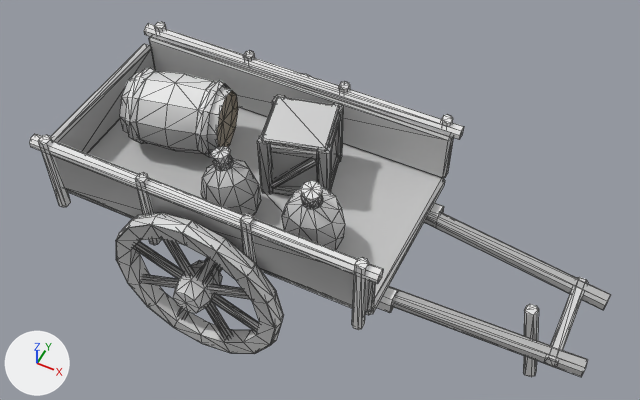
A saved change to the glTF model assets/models/town/cart.glb.
Both versions are drawn from a 50 mm camera at (2.02, -3.12, 4.77) aimed at (0.42, 0.08, 0.77). The lights are fixed; the arrows at lower left show +X, +Y and +Z. The first picture is the older version. Mesh edges are drawn as thin lines. Vertices at exactly the same position are counted once.

Before the edit, the objects in view are built like this:
```python
me_axle = bpy.data.meshes.new('axle')
me_axle.from_pydata(...)  # 1547 vertices, 2750 faces; spans x -1.1..2.18, y -0.81..0.81, z -0.01..1.33
# faces by material slot: [1844, 44, 220, 336, 30, 276]
me_axle.materials.append(mat_layer_timber)
me_axle.materials.append(mat_layer_timber_grey)
me_axle.materials.append(mat_layer_weatherboard)
me_axle.materials.append(mat_layer_trim)
me_axle.materials.append(mat_layer_weatherboard_001)
me_axle.materials.append(mat_layer_linen)
ob_axle = bpy.data.objects.new('axle', me_axle)
ob_axle.location = (0.0, 0.0, 0.0)
```
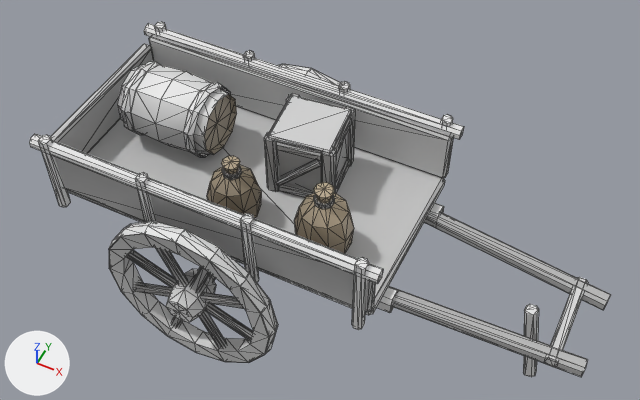
What differs and where, as boxes (x1, y1, x2, y2) in the pictures (640 x 400 px; the box of a moved part takes in the faces that stretch with it):
part 1 of me_axle, moved or reshaped
    before: (205, 258, 222, 272)
    after: (198, 267, 216, 280)
part 2 of me_axle, moved or reshaped
    before: (173, 260, 222, 313)
    after: (166, 269, 216, 322)
part 3 of me_axle, moved or reshaped
    before: (116, 225, 275, 353)
    after: (109, 234, 270, 362)
part 4 of me_axle, moved or reshaped
    before: (209, 284, 250, 299)
    after: (202, 293, 244, 309)
part 5 of me_axle, moved or reshaped
    before: (197, 258, 217, 283)
    after: (191, 267, 210, 292)
part 6 of me_axle, moved or reshaped
    before: (163, 240, 194, 276)
    after: (156, 248, 188, 285)
part 7 of me_axle, moved or reshaped
    before: (133, 241, 183, 279)
    after: (126, 250, 177, 288)
part 8 of me_axle, moved or reshaped
    before: (141, 274, 179, 288)
    after: (134, 283, 172, 297)
part 9 of me_axle, moved or reshaped
    before: (177, 307, 189, 319)
    after: (171, 316, 182, 328)
part 10 of me_axle, moved or reshaped
    before: (205, 302, 232, 339)
    after: (199, 310, 226, 347)
part 11 of me_axle, moved or reshaped
    before: (211, 294, 259, 332)
    after: (205, 303, 253, 341)
part 12 of me_axle, moved or reshaped
    before: (120, 71, 238, 154)
    after: (117, 64, 237, 155)
part 13 of me_axle, moved or reshaped
    before: (257, 134, 273, 194)
    after: (264, 131, 279, 192)
part 14 of me_axle, moved or reshaped
    before: (272, 95, 285, 104)
    after: (286, 93, 300, 102)
part 15 of me_axle, moved or reshaped
    before: (116, 68, 345, 354)
    after: (109, 61, 356, 363)
part 16 of me_axle, edited (looks the same)
    both: (130, 50, 350, 303)
part 17 of me_axle, recoloured
    before: (202, 146, 345, 250)
    after: (207, 156, 353, 253)

What changed in the scene script:
```text
Add mat_layer_linen_001:
    mat_layer_linen_001 = bpy.data.materials.new('layer_linen.001')
    # nodes: BsdfPrincipled, Mix, OutputMaterial, VertexColor
    # colours: beige #cebc9e, mixed with the vertex colours
Change me_axle:
    used by ob_axle; location = (0.0, 0.0, 0.0)
    remove me_axle.from_pydata(...)  # 1547 vertices, 2750 faces; spans x -1.1..2.18, y -0.81..0.81, z -0.01..1.33
    add me_axle.from_pydata(...)  # 1547 vertices, 2750 faces; spans x -1.1..2.18, y -0.88..0.88, z -0.01..1.3
    me_axle part 1: the loose piece of 16 vertices spanning x -0.05..0.05, y -0.77..0.77, z 0.5..0.6 is scaled about its middle by (1, 1.13, 1)
    me_axle part 2: the loose piece of 34 vertices spanning x -0.12..0.12, y -0.81..-0.55, z 0.43..0.67 is moved by (0.0, -0.07, 0.0)
    me_axle part 3: the loose piece of 64 vertices spanning x -0.54..0.54, y -0.73..-0.63, z 0.01..1.09 is moved by (0.0, -0.07, 0.0)
    me_axle part 4: the loose piece of 16 vertices spanning x 0.08..0.43, y -0.7..-0.66, z 0.56..0.75 is moved by (0.0, -0.07, 0.0)
    me_axle part 5: the loose piece of 16 vertices spanning x 0.01..0.2, y -0.7..-0.66, z 0.63..0.98 is moved by (0.0, -0.07, 0.0)
    me_axle part 6: the loose piece of 16 vertices spanning x -0.2..-0.01, y -0.7..-0.66, z 0.63..0.98 is moved by (0.0, -0.07, 0.0)
    me_axle part 7: the loose piece of 16 vertices spanning x -0.43..-0.08, y -0.7..-0.66, z 0.56..0.75 is moved by (0.0, -0.07, 0.0)
    me_axle part 8: the loose piece of 16 vertices spanning x -0.43..-0.08, y -0.7..-0.66, z 0.35..0.54 is moved by (0.0, -0.07, 0.0)
    me_axle part 9: the loose piece of 16 vertices spanning x -0.2..-0.01, y -0.7..-0.66, z 0.12..0.47 is moved by (0.0, -0.07, 0.0)
    me_axle part 10: the loose piece of 16 vertices spanning x 0.01..0.2, y -0.7..-0.66, z 0.12..0.47 is moved by (0.0, -0.07, 0.0)
    me_axle part 11: the loose piece of 16 vertices spanning x 0.08..0.43, y -0.7..-0.66, z 0.35..0.54 is moved by (0.0, -0.07, 0.0)
    me_axle part 12: the loose piece of 61 vertices spanning x -0.89..-0.21, y -0.15..0.35, z 0.82..1.3 is turned -11.5 degrees about the z axis through its middle, then moved by (-0.03, 0.02, 0.0)
    me_axle part 13: the loose piece of 16 vertices spanning x 0.08..0.17, y -0.07..0.01, z 0.82..1.24 is moved by (0.02, 0.04, 0.0)
    me_axle part 14: the loose piece of 16 vertices spanning x 0.0..0.08, y 0.26..0.35, z 0.82..1.24 is moved by (0.07, 0.05, 0.0)
    me_axle part 15: 602 of 1547 vertices moved; they spanned x -0.85..0.73, y -0.73..0.73, z -0.01..1.33 and now span x -0.84..0.78, y -0.8..0.8, z -0.01..1.3; mean shift (0.04, 0.01, 0.0); largest move (-0.76, -0.16, 0.99) -> (-0.84, -0.1, 0.99)
    me_axle part 16: 589 kept faces spanning x -0.89..0.78, y -0.88..0.88, z 0.05..1.3 get new vertex colours; the middle colour goes from light grey #c8c8c8 to light grey #cacaca
    me_axle part 17: 155 faces spanning x -0.11..0.78, y -0.44..-0.1, z 0.82..1.3 switch from mat_layer_linen to mat_layer_linen_001
    other edits to the shape of me_axle do not show in these pictures
```
